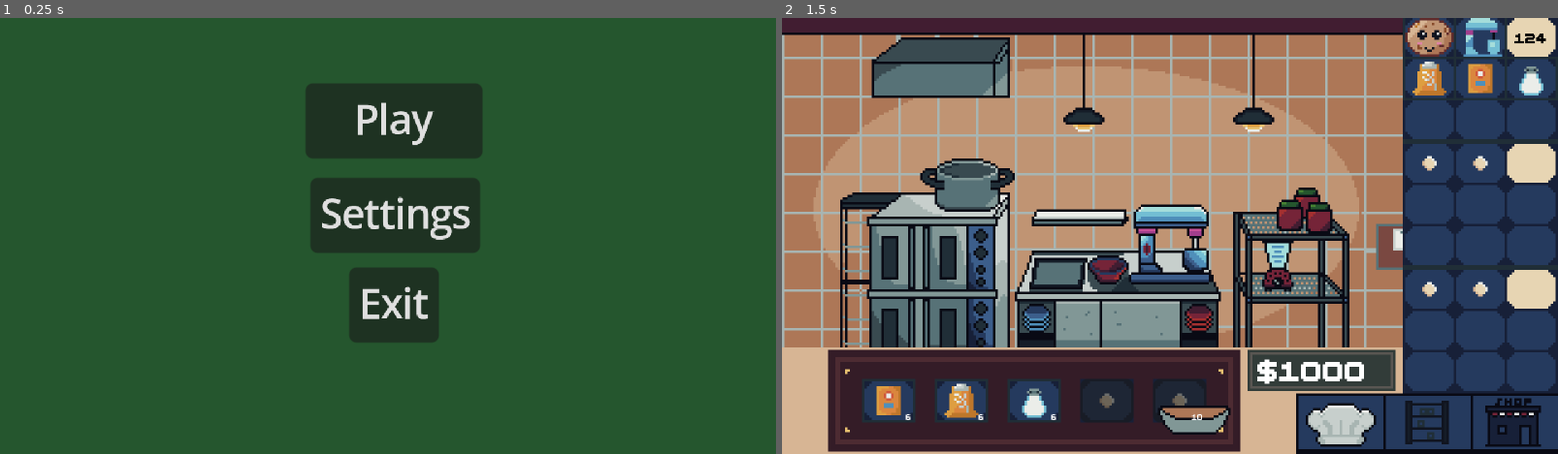
Above: before the commit, frames 1-2 (left to right).
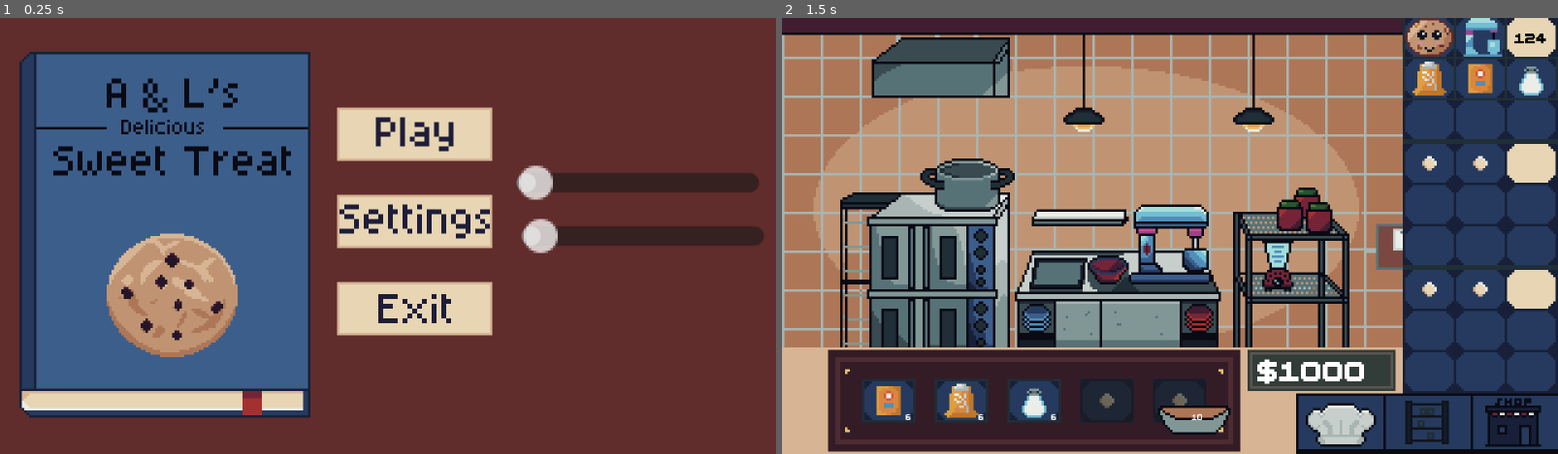
Above: after the commit, the same moments.

Repository: amusci/sweet-treat
Game: Godot game, scene res://Scenes/Areas/UIScenes/title_screen.tscn
The game is run twice, just before and just after one commit, with the same random seed, the same clock (stepped at 60 frames per second) and the same inputs.
Inputs (mouse positions are in pixels of both pictures, inside the frame that each line leads up to):
- Up to frame 1 (0.25 s): no input
- Up to frame 2 (1.5 s): click (1177, 122) at 0.5 s, where only the run before the commit has a clickable "Play"; tap Enter at 1.25 s; drag from (944, 275) to (1177, 244) at 1.27 s

The runs differ from the first frame. In frame 1, 99% of the frame differs, in the area x 0-100%, y 0-100%; in frame 2, nothing differs.

Commit message:
some pushes

Diff:
--- a/Scenes/Areas/UIScenes/title_screen.tscn
+++ b/Scenes/Areas/UIScenes/title_screen.tscn
@@ -1,7 +1,7 @@
 [gd_scene load_steps=3 format=3 uid="uid://cs61hh6a5onuu"]
 
 [ext_resource type="Script" uid="uid://bjl1csrh6kwip" path="res://Scripts/UIRelated/title_screen.gd" id="1_qa6a4"]
-[ext_resource type="Texture2D" uid="uid://dv6a36mp5hvqj" path="res://Assets/TempAssets/Temp Title Background.png" id="2_i50ag"]
+[ext_resource type="Texture2D" uid="uid://5mqci2p87inq" path="res://Assets/antoniotest/titlescene.png" id="2_qa6a4"]
 
 [node name="Title Screen" type="Control"]
 layout_mode = 3
@@ -12,33 +12,45 @@
 layout_mode = 0
 offset_right = 320.0
 offset_bottom = 180.0
-texture = ExtResource("2_i50ag")
+texture = ExtResource("2_qa6a4")
 
 [node name="Play" type="Button" parent="."]
+modulate = Color(1, 1, 1, 0)
 layout_mode = 0
-offset_left = 126.0
-offset_top = 27.0
-offset_right = 199.0
-offset_bottom = 58.0
-text = "Play
-"
+offset_left = 139.0
+offset_top = 37.0
+offset_right = 203.0
+offset_bottom = 59.0
 
 [node name="Settings" type="Button" parent="."]
+modulate = Color(1, 1, 1, 0)
 layout_mode = 0
-offset_left = 128.0
-offset_top = 66.0
-offset_right = 198.0
-offset_bottom = 97.0
-text = "Settings
-"
+offset_left = 139.0
+offset_top = 73.0
+offset_right = 203.0
+offset_bottom = 95.0
 
 [node name="Exit" type="Button" parent="."]
+modulate = Color(1, 1, 1, 0)
 layout_mode = 0
-offset_left = 144.0
-offset_top = 103.0
-offset_right = 181.0
-offset_bottom = 134.0
-text = "Exit"
+offset_left = 139.0
+offset_top = 109.0
+offset_right = 203.0
+offset_bottom = 131.0
+
+[node name="SFXSlider" type="HSlider" parent="."]
+layout_mode = 0
+offset_left = 213.0
+offset_top = 60.0
+offset_right = 313.0
+offset_bottom = 76.0
+
+[node name="MusicSlider" type="HSlider" parent="."]
+layout_mode = 0
+offset_left = 215.0
+offset_top = 82.0
+offset_right = 315.0
+offset_bottom = 98.0
 
 [connection signal="pressed" from="Play" to="." method="_on_play_pressed"]
 [connection signal="pressed" from="Settings" to="." method="_on_settings_pressed"]
--- a/Scenes/Areas/bakery_playground.tscn
+++ b/Scenes/Areas/bakery_playground.tscn
@@ -35,13 +35,6 @@
 [node name="MixingStation" parent="." instance=ExtResource("3_ff7m2")]
 position = Vector2(162, 94)
 
-[node name="SceneButtons" parent="." instance=ExtResource("4_gf4qy")]
-z_index = 5
-offset_left = 212.0
-offset_top = 155.0
-offset_right = 325.0
-offset_bottom = 185.0
-
 [node name="Hotbar" parent="." instance=ExtResource("2_sqe8n")]
 custom_minimum_size = Vector2(100, 16)
 offset_left = 19.0
@@ -59,3 +52,11 @@
 
 [node name="PauseMenu" parent="." instance=ExtResource("9_1jsug")]
 visible = false
+z_index = 100
+
+[node name="SceneButtons" parent="." instance=ExtResource("4_gf4qy")]
+z_index = 5
+offset_left = 212.0
+offset_top = 155.0
+offset_right = 325.0
+offset_bottom = 185.0
--- a/Scenes/Areas/shop_playground.tscn
+++ b/Scenes/Areas/shop_playground.tscn
@@ -32,14 +32,6 @@
 offset_top = 137.0
 offset_right = 192.0
 offset_bottom = 137.0
-
-[node name="PauseMenu" parent="." instance=ExtResource("5_aneyl")]
-visible = false
-anchors_preset = 15
-anchor_right = 1.0
-anchor_bottom = 1.0
-grow_horizontal = 2
-grow_vertical = 2
 
 [node name="Shop" type="Control" parent="."]
 layout_mode = 3
@@ -181,6 +173,15 @@
 offset_right = 325.0
 offset_bottom = 185.0
 
+[node name="PauseMenu" parent="." instance=ExtResource("5_aneyl")]
+visible = false
+z_index = 100
+anchors_preset = 15
+anchor_right = 1.0
+anchor_bottom = 1.0
+grow_horizontal = 2
+grow_vertical = 2
+
 [connection signal="pressed" from="Shop/SugarButton" to="Shop" method="_on_sugar_button_pressed"]
 [connection signal="pressed" from="Shop/SeaSaltButton" to="Shop" method="_on_sea_salt_button_pressed"]
 [connection signal="pressed" from="Shop/BakingSodaButton" to="Shop" method="_on_baking_soda_button_pressed"]
--- a/Scenes/Areas/storage_playground.tscn
+++ b/Scenes/Areas/storage_playground.tscn
@@ -54,3 +54,4 @@
 
 [node name="PauseMenu" parent="." instance=ExtResource("8_xkyle")]
 visible = false
+z_index = 100
Binary file added: Assets/antoniotest/titlescene.png
Not shown, added: Assets/antoniotest/titlescene.png.import
